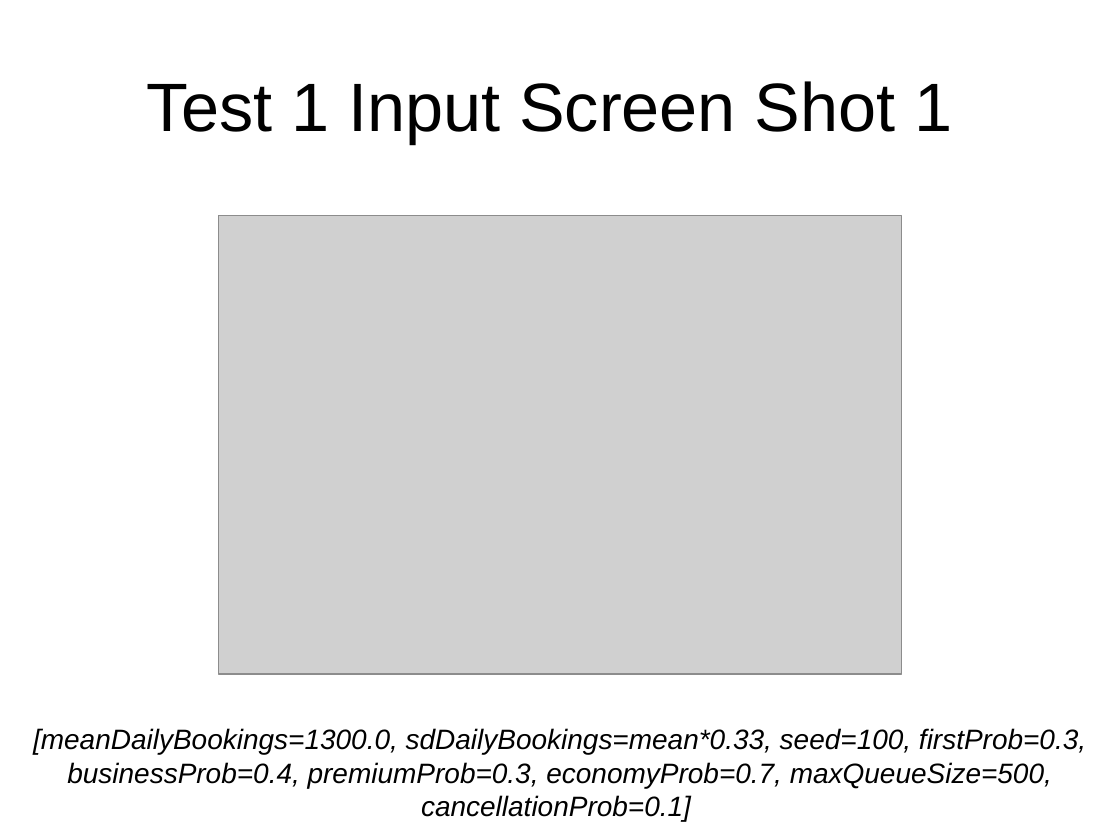
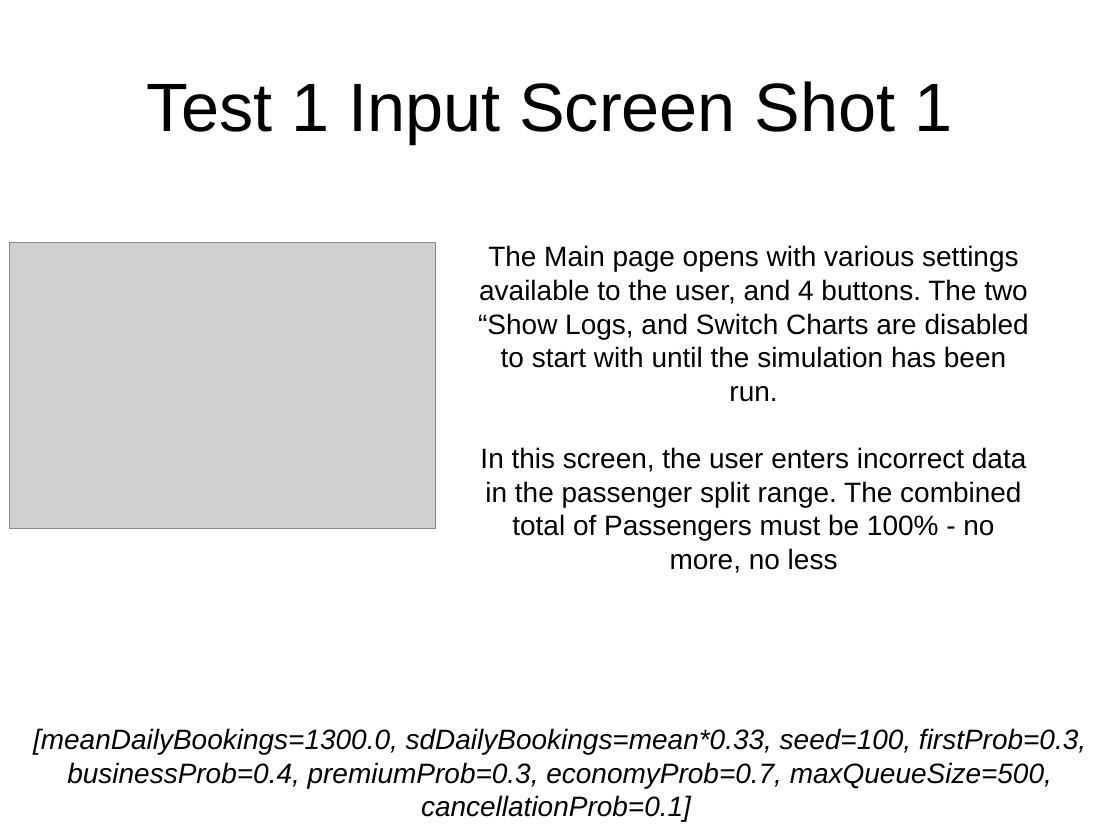
Before and after one commit to mitchellharvey97/Cab302-Ass2-2016, a slide deck: slide 3 of GUITestPlan.pptx. Drawn at 1120x840 pixels with LibreOffice and Linux fonts; fonts in the diff are those of the drawing; grey boxes stand for pictures. Boxes give left, top, right and bottom in pixels: in the first picture for what was removed or moved away, otherwise in the second. Text is boxed around its words. In the diff, an @@ line names an element or a change of style, - is before the commit and + after.

Commit message:
Adding Test Plan

```diff
--- a/GUITestPlan.pptx
+++ b/GUITestPlan.pptx
@@ picture: place and size @@
-picture at (218,216,902,674)
+picture at (9,243,435,529)
@@ text added at (478,245,1029,573), 18 pt, text #000000 @@
+The Main page opens with various settings available to the user, and 4 buttons. The two “Show Logs, and Switch Charts are disabled to start with until the simulation has been run.
+In this screen, the user enters incorrect data in the passenger split range. The combined total of Passengers must be 100% - no more, no less
```
Also in this commit, not shown: 10 other slides changed, 5 slides added, 2 slides removed, 1 other file.
